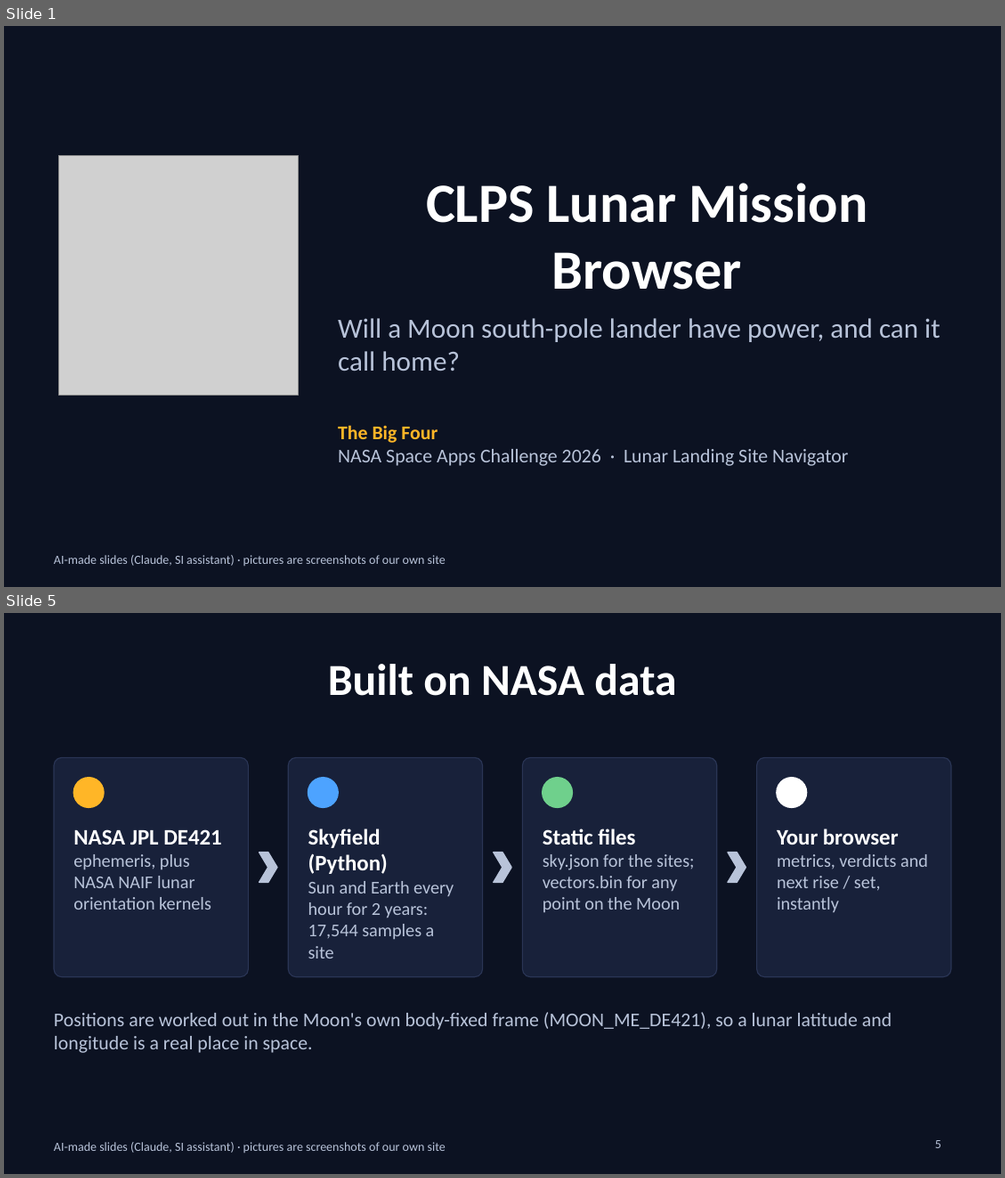
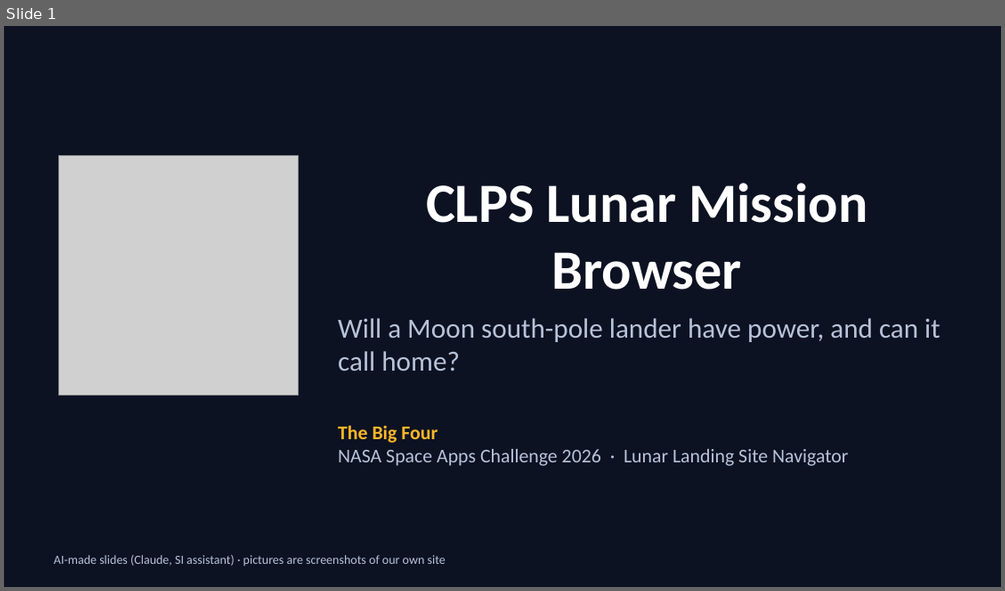
Before and after one commit to stevenjc2009-byte/clps-lunar-browser, a slide deck: docs/slides.pptx. Shown one above the other, each under a label of ours: slides 1 and 5 before the commit, slide 1 after it; the slides between them are not shown. The pictures are 1005x1178 and 1005x591 pixels, drawn with LibreOffice and Linux fonts; fonts in the diff are those of the drawing; grey boxes stand for pictures. Boxes give left, top, right and bottom in pixels: in the first picture for what was removed or moved away, otherwise in the second. Text is boxed around its words. In the diff, an @@ line names an element or a change of style, - is before the commit and + after.

```diff
--- a/docs/slides.pptx
+++ b/docs/slides.pptx
@@ slide 5 removed at [4, 613, 1001, 1174], background #0C1222; not listed: 1 template element that a slide beside it also shows @@
@@ title removed at [328, 664, 676, 696] @@
-Built on NASA data
@@ rounded rectangle removed at [54, 757, 248, 977] @@
@@ rounded rectangle removed at [288, 757, 483, 977] @@
@@ rounded rectangle removed at [522, 757, 717, 977] @@
@@ rounded rectangle removed at [757, 757, 951, 977] @@
@@ ellipse removed at [73, 778, 104, 807] @@
@@ ellipse removed at [308, 778, 338, 807] @@
@@ ellipse removed at [542, 778, 572, 807] @@
@@ ellipse removed at [777, 778, 807, 807] @@
@@ text removed at [73, 829, 221, 909] @@
-NASA JPL DE421
-ephemeris, plus NASA NAIF lunar orientation kernels
@@ chevron removed at [259, 852, 277, 882] @@
@@ text removed at [308, 828, 453, 958] @@
-Skyfield (Python)
-Sun and Earth every hour for 2 years: 17,544 samples a site
@@ chevron removed at [494, 852, 511, 882] @@
@@ text removed at [542, 828, 694, 912] @@
-Static files
-sky.json for the sites; vectors.bin for any point on the Moon
@@ chevron removed at [728, 852, 745, 882] @@
@@ text removed at [777, 828, 928, 912] @@
-Your browser
-metrics, verdicts and next rise / set, instantly
@@ text removed at [54, 1012, 891, 1053] @@
-Positions are worked out in the Moon's own body-fixed frame (MOON_ME_DE421), so a lunar latitude and longitude is a real place in space.
@@ page number removed at [935, 1140, 941, 1148] @@
-5
```
Also in this commit, not shown: 2 slides changed, 4 slides added, 3 other slides removed, 17 other files.
